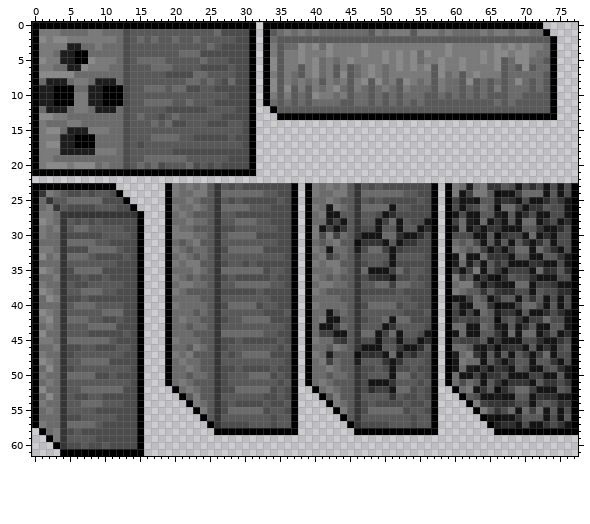
A sprite sheet gets an edit: Assets/GameContent/Assets/mvz2/spritesheets/entity/enemy/tanooki_zombie_stone.png. The picture above is the old version.
The file is 78x62 pixels. Colours within 5 levels of each other are drawn and written as one.
After the commit:
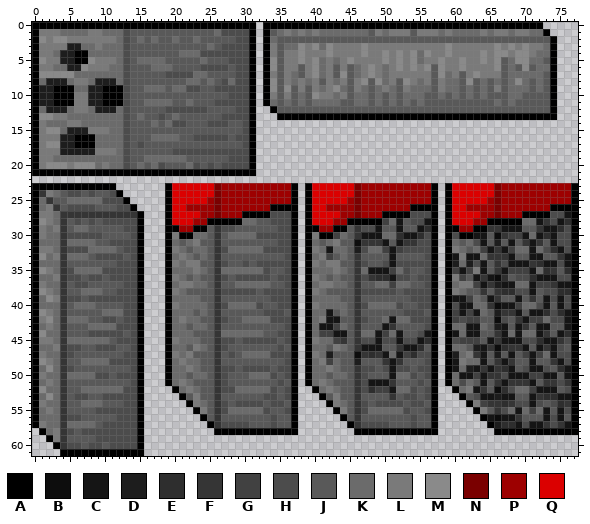
Palette (. is transparent): A #000000  B #0d0d0d  C #151515  D #1d1d1d  E #2e2e2e  F #353535  G #414141  H #4c4c4c  J #595959  K #6b6b6b  L #7a7a7a  M #8a8a8a  N #7a0000  P #9d0000  Q #db0000
Edits made:
@@ x 0..77 @@
 22 ..............................................................................
-23 AAAAAAAAAAAA.......ALKLKLJFJHJHHHHHHHA.ALKLKLJFJHJHHHHHHHA.ALKDKLFFJHCHEHCHCHA
-24 AFLKJHHJHJJHA......ALKKLLJFKKKKKKJJHHA.ALKKLLJFKKKKKKJJHHA.ALCGLLJBCCGKKKCJCHA
-25 AKFJJKKKKKHHHA.....AKKLKJJFJHJHHHHHJHA.AKKLKJJFJHJHHHHHJHA.AGCDCJJDFECHCCEHFCA
-26 AKLFJHHHHJJJHHA....ALKKLKJFKKKKJJJHHHA.ALKCLKJFKKKKCJJHHHA.AHCGHKJBKKGCFFJHHCA
-27 ALLKFFFFFFFFFFFA...AKLKJJJFJJHHHHHHHHA.AKLCCJJFJJHCEHHHHHA.ACHCCJJDCJCEHCCHHCA
-28 AMLKFJHJHJHHHHHA...AKKLKKJFJJKKKJJHHHA.AKKDGCJFJJCGKCJHHCA.AGKDCKCFCJCKKCFHCEA
-29 ALKLFJKKJJJJJHHA...ALKKJJJFHHJJJJJJHHA.ALCGCFJFHHCJJCJJCEA.ADKCFCFFCCCJJFCCEHA
-30 ALKKFHHHHHJJJJHA...ALLLKKJFJKKKKHHHHHA.ALHLGKJFCCCKKECCEHA.AHHHCCJBFGGCKCECHHA
+23 AAAAAAAAAAAA.......AQQQQQQNPPPPPPPPPPA.AQQQQQQNPPPPPPPPPPA.AQQQQQQNPPPPPPPPPPA
+24 AFLKJHHJHJJHA......AQQQQQQNPPPPPPPPPPA.AQQQQQQNPPPPPPPPPPA.AQQQQQQNPPPPPPPPPPA
+25 AKFJJKKKKKHHHA.....AQQQQQPNPPPPPPPPPPA.AQQQQQPNPPPPPPPPPPA.AQQQQQPNPPPPPPPPPPA
+26 AKLFJHHHHJJJHHA....AQQPPPPNPPPPPPPAAAA.AQQPPPPNPPPPPPPAAAA.AQQPPPPNPPPPPPPAAAA
+27 ALLKFFFFFFFFFFFA...AQQQQPPNPPPAAAAHHHA.AQQQQPPNPPPAAAAHHHA.AQQQQPPNPPPAAAAHHCA
+28 AMLKFJHJHJHHHHHA...AQQQPPAAAAAKKJJHHHA.AQQQPPAAAAAGKCJHHCA.AQQQPPAAAAAKKCFHCEA
+29 ALKLFJKKJJJJJHHA...AAPPAAJFHHJJJJJJHHA.AAPPAAJFHHCJJCJJCEA.AAPPAAFFCCCJJFCCEHA
+30 ALKKFHHHHHJJJJHA...ALAAKKJFJKKKKHHHHHA.ALAAGKJFCCCKKECCEHA.AHAACCJBFGGCKCECHHA
 31 AKKKFKKKKJJHHHHA...AKJKLJJFJJJJJJJJHHA.AKJKLJJBFFFCJCFFHHA.AKJKHCJDJCJFCFJCHHA
Pixel boxes of the changes (left, top, right, bottom) in both pictures:
changed: (172, 183, 431, 239)
changed: (452, 183, 571, 239)
